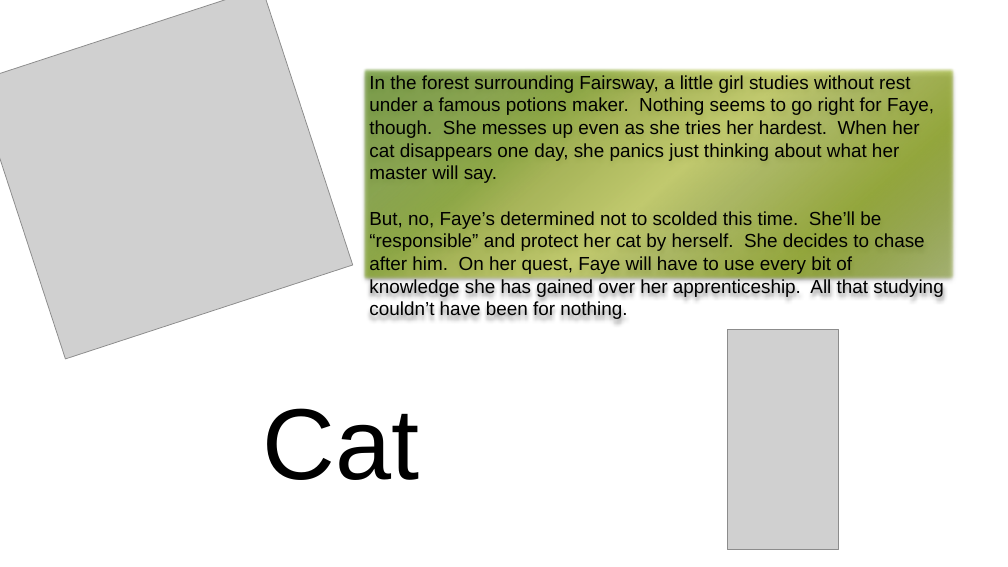
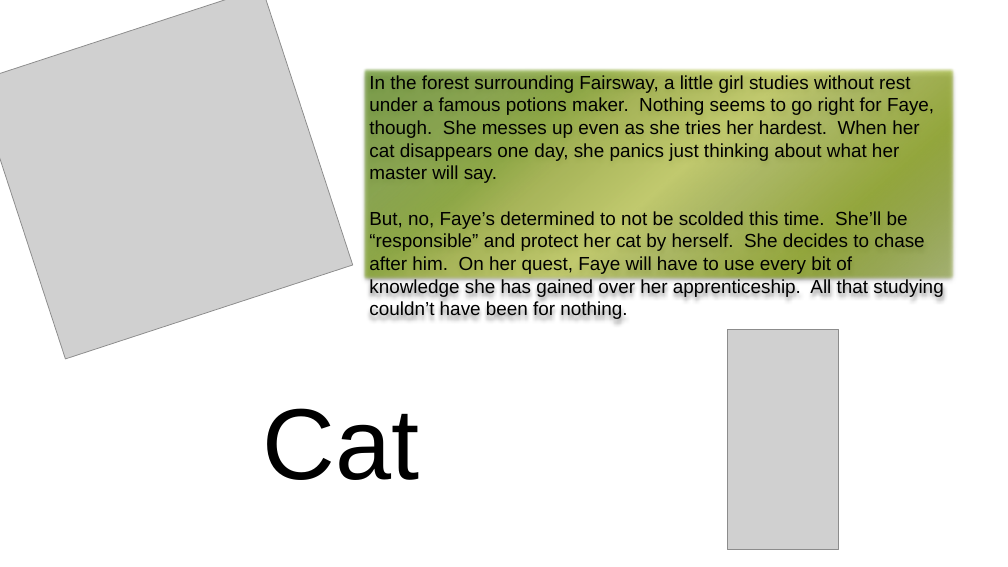
Before and after one commit to crikoskie/CS117-RikoskieCourtney, a slide deck: slide 1 of documents/Game Flyer.pptx. Drawn at 1008x567 pixels with LibreOffice and Linux fonts; fonts in the diff are those of the drawing; grey boxes stand for pictures; background and template pictures are left out. Boxes give left, top, right and bottom in pixels: in the first picture for what was removed or moved away, otherwise in the second. Text is boxed around its words. In the diff, an @@ line names an element or a change of style, - is before the commit and + after.

```diff
--- a/documents/Game Flyer.pptx
+++ b/documents/Game Flyer.pptx
@@ text in rectangle at <box>369,211,943,319</box>: text changed @@
-But, no, Faye’s determined not to scolded this time. She’ll be “responsible” and protect her cat by herself. She decides to chase after him. On her quest, Faye will have to use every bit of knowledge she has gained over her apprenticeship. All that studying couldn’t have been for nothing.
+But, no, Faye’s determined to not be scolded this time. She’ll be “responsible” and protect her cat by herself. She decides to chase after him. On her quest, Faye will have to use every bit of knowledge she has gained over her apprenticeship. All that studying couldn’t have been for nothing.
```
Also in this commit, not shown: 2 other files.
